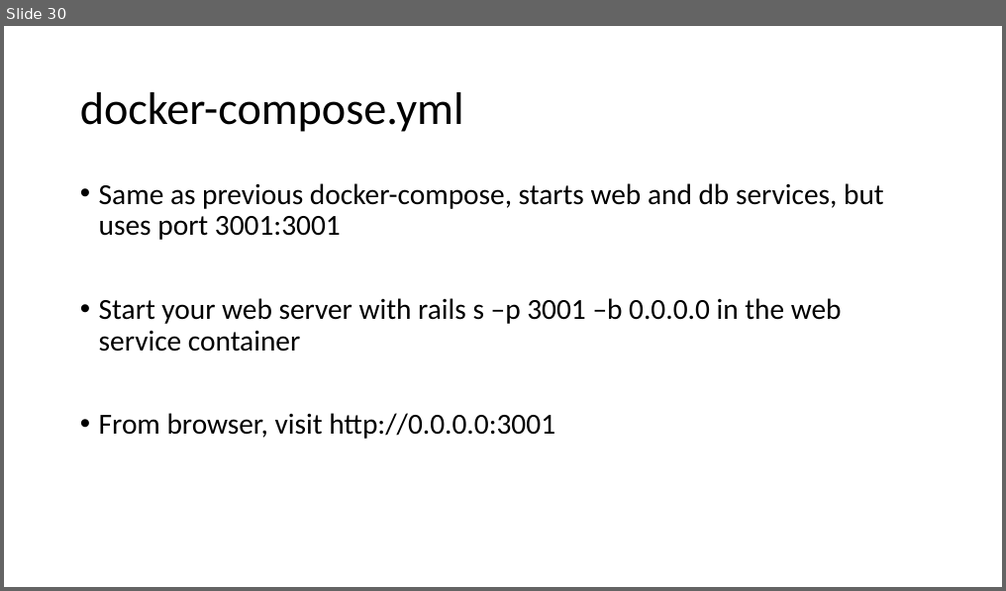
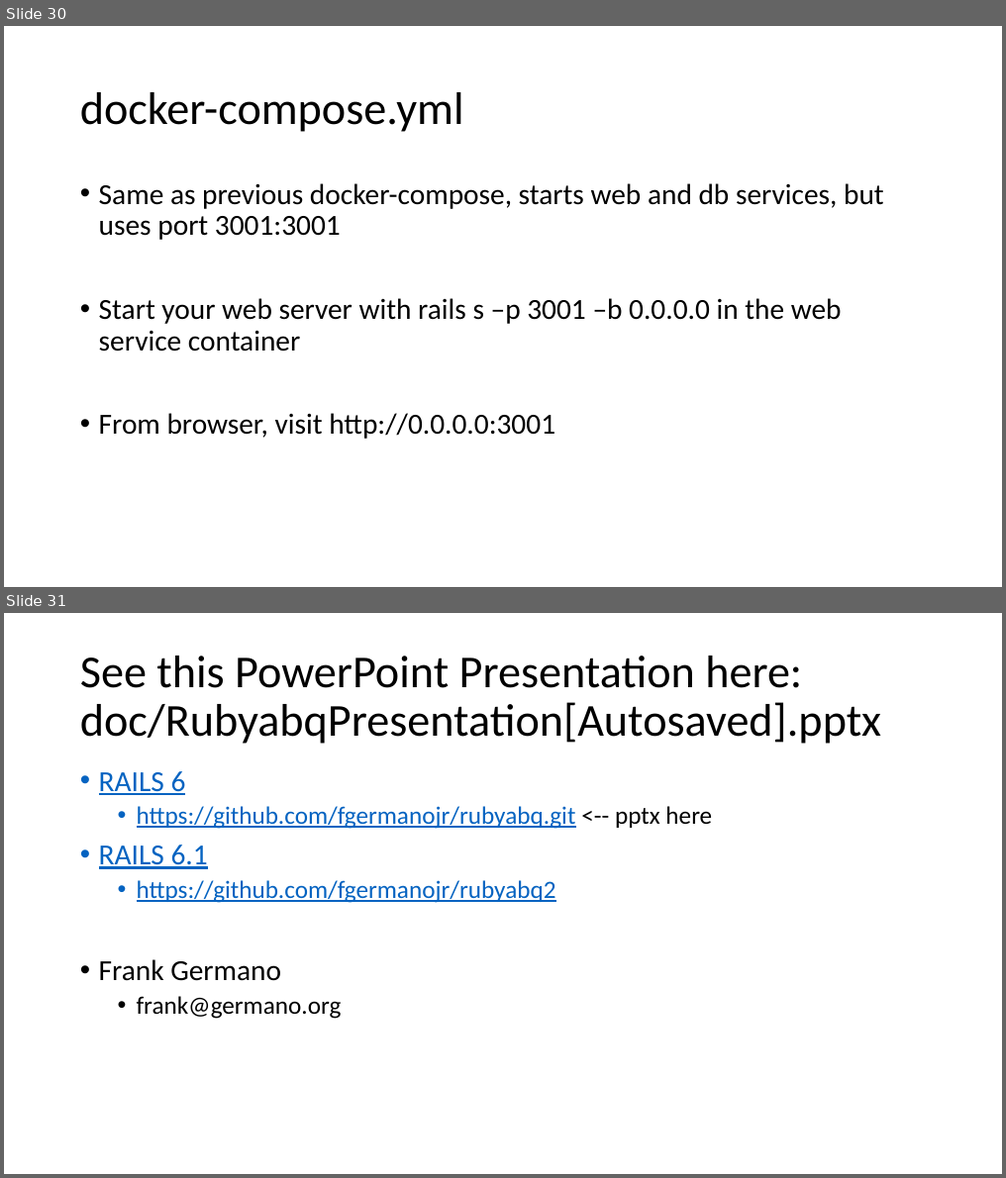
Before and after one commit to fgermanojr/rubyabq, a slide deck: doc/RubyabqPresentation[Autosaved].pptx. Shown one above the other, each under a label of ours: slide 30 before the commit, slides 30 and 31 after it. The pictures are 1006x591 and 1006x1178 pixels, drawn with LibreOffice and Linux fonts; fonts in the diff are those of the drawing. Boxes give left, top, right and bottom in pixels: in the first picture for what was removed or moved away, otherwise in the second. Text is boxed around its words. In the diff, an @@ line names an element or a change of style, - is before the commit and + after.

Commit message:
updated readme and presentation

```diff
--- a/doc/RubyabqPresentation[Autosaved].pptx
+++ b/doc/RubyabqPresentation[Autosaved].pptx
@@ slide 31 added at <box>4,613,1002,1174</box>, background #FFFFFF @@
@@ title added at <box>80,656,881,744</box>, 44 pt, text #000000 @@
+See this PowerPoint Presentation here: doc/RubyabqPresentation[Autosaved].pptx
@@ text added at <box>99,771,712,1019</box>, 24 pt, text #0563C1, underline @@
+• RAILS 6
+  • https://github.com/fgermanojr/rubyabq.git <-- pptx here
+• RAILS 6.1
+  • https://github.com/fgermanojr/rubyabq2
+• Frank Germano
+  • frank@germano.org
```
Also in this commit, not shown: 1 other file.
